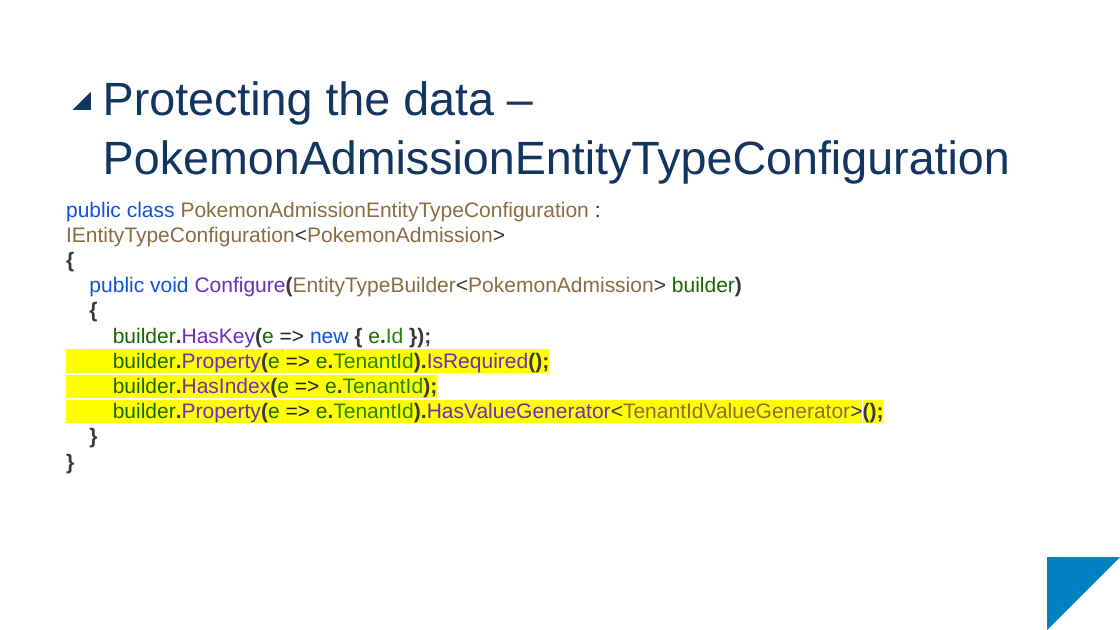
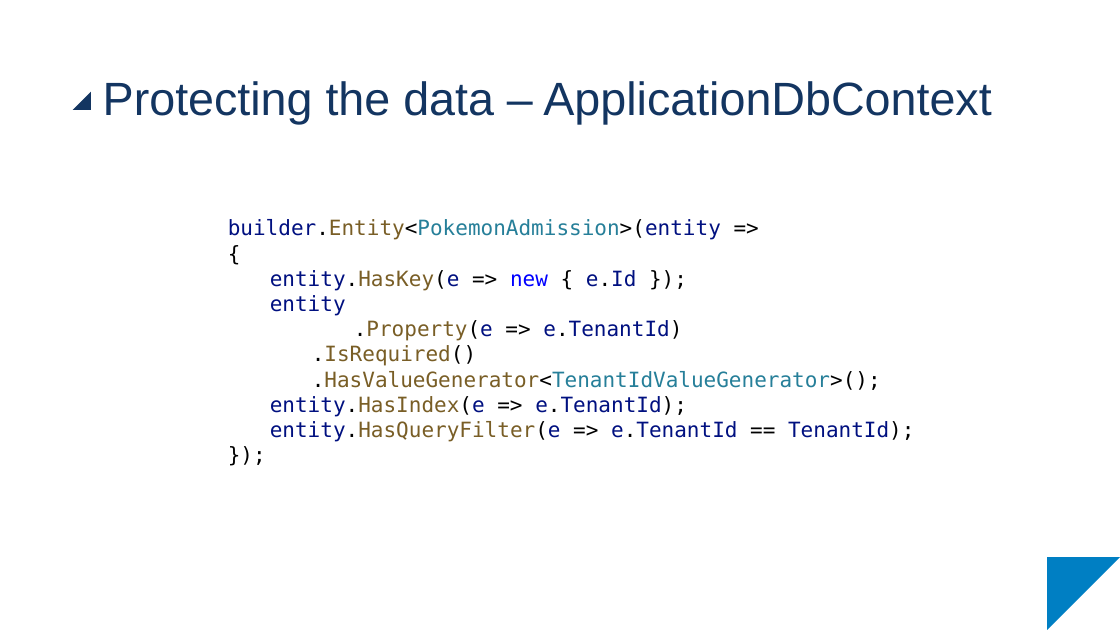
Before and after one commit to RubMertens/presentation-multi-tenant-apps, a slide deck: slide 53 of KdG - Multi-Tenant Applications.pptx (slide 52 before the commit). Drawn at 1120x630 pixels with LibreOffice and Linux fonts; fonts in the diff are those of the drawing. Boxes give left, top, right and bottom in pixels: in the first picture for what was removed or moved away, otherwise in the second. Text is boxed around its words. In the diff, an @@ line names an element or a change of style, - is before the commit and + after.

Commit message:
change ppt

```diff
--- a/KdG - Multi-Tenant Applications.pptx
+++ b/KdG - Multi-Tenant Applications.pptx
@@ title at [103, 81, 991, 124]: text changed @@
-Protecting the data – PokemonAdmissionEntityTypeConfiguration
+Protecting the data – ApplicationDbContext
@@ text at [228, 219, 914, 442]: text changed; font Arial to DejaVu Sans Mono; text colour #8C6C41 to #001080 @@
-public class PokemonAdmissionEntityTypeConfiguration : IEntityTypeConfiguration<PokemonAdmission>
-{
-public void Configure(EntityTypeBuilder<PokemonAdmission> builder)
-{
-builder.HasKey(e => new { e.Id });
-builder.Property(e => e.TenantId).IsRequired();
-builder.HasIndex(e => e.TenantId);
-builder.Property(e => e.TenantId).HasValueGenerator<TenantIdValueGenerator>();
-}
-}
+builder.Entity<PokemonAdmission>(entity =>
+{
+  entity.HasKey(e => new { e.Id });
+  entity
+  .Property(e => e.TenantId)
+    .IsRequired()
+    .HasValueGenerator<TenantIdValueGenerator>();
+  entity.HasIndex(e => e.TenantId);
+  entity.HasQueryFilter(e => e.TenantId == TenantId);
+});
```
Also in this commit, not shown: 5 other slides changed, 3 slides added, 2 slides removed.
